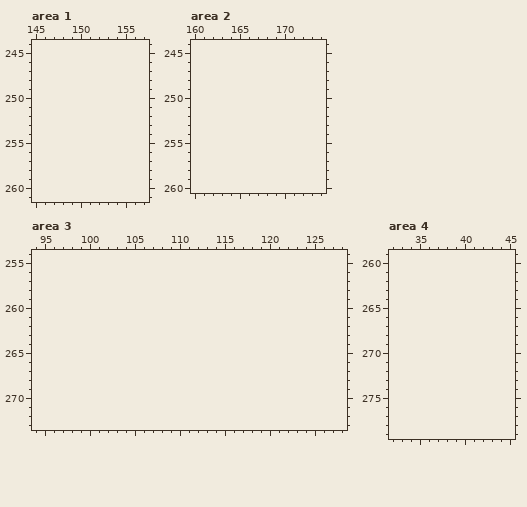
A pixel-art file gets an edit: Resources/SpriteSheet.aseprite. The picture above was drawn from the file before the commit.
432x224 pixels, 1 frame. Colours within 5 levels of each other are drawn and written as one. Shown: area 1: x 145..157, y 244..261; area 2: x 160..174, y 244..260; area 3: x 94..128, y 254..273; area 4: x 32..45, y 259..279. The old version is drawn lined up with the new one, on the new canvas. The commit also changed other parts of the picture, which this record leaves out.
New version:
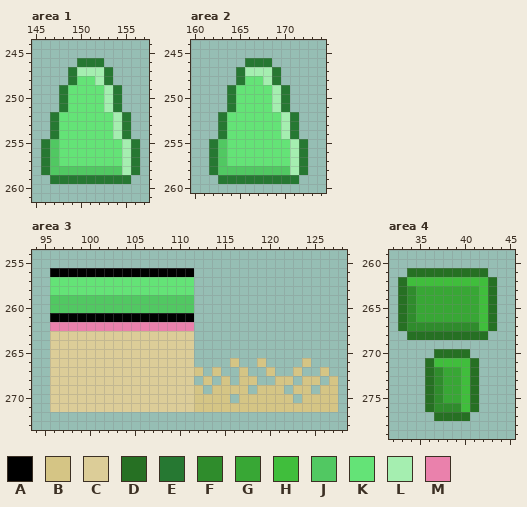
Palette (. is transparent): A #000000  B #d5c585  C #dccd98  D #267023  E #267832  F #2f8c2c  G #38a735  H #40be3c  J #51c862  K #64e377  L #a5eeb0  M #ea81ac
Change:
canvas 432x224 -> 432x407
Area 1:
y 246: x 150..152 ... -> EEE
y 247: x 149..153 ..... -> ELLLE
y 248: x 149..153 ..... -> EKKLE
y 249..251: x 148..154 ....... -> EKKKKLE
y 252..254: x 147..155 ......... -> EKKKKKKLE
y 255..257: x 146..156 ........... -> EJKKKKKKKLE
y 258: x 146..156 ........... -> EJJJJJJJJLE
y 259: x 147..155 ......... -> EEEEEEEEE
Area 2:
y 246: x 166..168 ... -> EEE
y 247: x 165..169 ..... -> ELLLE
y 248: x 165..169 ..... -> EKKLE
y 249..251: x 164..170 ....... -> EKKKKLE
y 252..254: x 163..171 ......... -> EKKKKKKLE
y 255..257: x 162..172 ........... -> EJKKKKKKKLE
y 258: x 162..172 ........... -> EJJJJJJJJLE
y 259: x 163..171 ......... -> EEEEEEEEE
Area 3:
y 256: x 96..111 ................ -> AAAAAAAAAAAAAAAA
y 257..258: x 96..111 ................ -> KKKKKKKKKKKKKKKK
y 259..260: x 96..111 ................ -> JJJJJJJJJJJJJJJJ
y 261: x 96..111 ................ -> AAAAAAAAAAAAAAAA
y 262: x 96..111 ................ -> MMMMMMMMMMMMMMMM
y 263..265: x 96..111 ................ -> CCCCCCCCCCCCCCCC
y 266: x 96..111 ................ -> CCCCCCCCCCCCCCCC; x 116 . -> B; x 119 . -> B; x 124 . -> B
y 267: x 96..112 ................. -> CCCCCCCCCCCCCCCCB; x 114 . -> B; x 117 . -> B; x 120 . -> B; x 123 . -> B; x 126 . -> B
y 268: x 96..111 ................ -> CCCCCCCCCCCCCCCC; x 113 . -> B; x 115 . -> B; x 117..118 .. -> BB; x 121..122 .. -> BB; x 124..125 .. -> BB; x 127 . -> B
y 269: x 96..112 ................. -> CCCCCCCCCCCCCCCCB; x 114..117 .... -> BBBB; x 119..121 ... -> BBB; x 123..124 .. -> BB; x 126..127 .. -> BB
y 270: x 96..115 .................... -> CCCCCCCCCCCCCCCCBBBB; x 117..122 ...... -> BBBBBB; x 124..127 .... -> BBBB
y 271: x 96..127 ................................ -> CCCCCCCCCCCCCCCCBBBBBBBBBBBBBBBB
Area 4:
y 261: x 34..42 ......... -> DDDDDDDDD
y 262: x 33..43 ........... -> DHHHHHHHHHD
y 263..266: x 33..43 ........... -> DFGGGGGGGHD
y 267: x 33..43 ........... -> DFFFFFFFFHD
y 268: x 34..42 ......... -> DDDDDDDDD
y 270: x 37..40 .... -> DDDD
y 271: x 36..41 ...... -> DHHHHD
y 272..275: x 36..41 ...... -> DFGGHD
y 276: x 36..41 ...... -> DFFFHD
y 277: x 37..40 .... -> DDDD
Pixel boxes of the changes (left, top, right, bottom) in both pictures:
added: (41, 58, 140, 184)
added: (209, 58, 308, 184)
added: (50, 268, 338, 412)
added: (398, 268, 497, 421)
